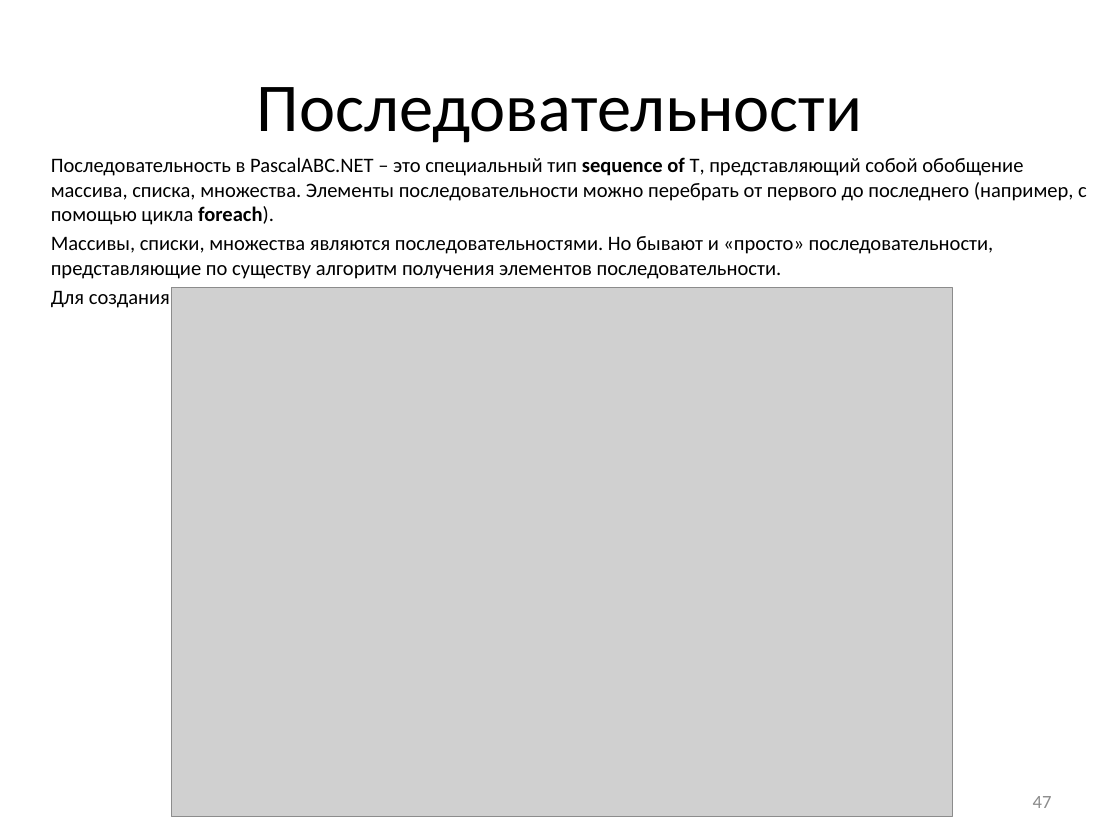
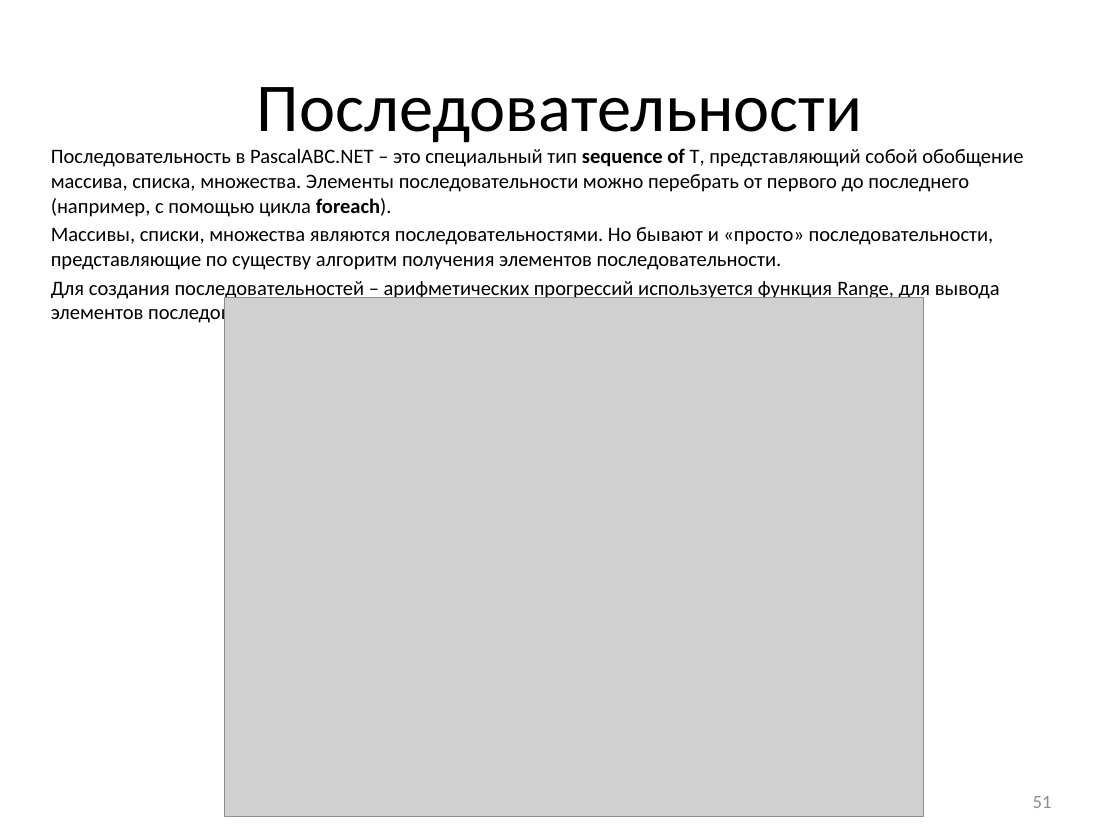
Before and after one commit to pascalabcnet/pascalabcnet, a slide deck: slide 51 of _Presentations/2015 New Features/PascalABC.NET 2015.pptx (slide 47 before the commit). Drawn at 1120x840 pixels with LibreOffice and Linux fonts; fonts in the diff are those of the drawing; grey boxes stand for pictures. Boxes give left, top, right and bottom in pixels: in the first picture for what was removed or moved away, otherwise in the second. Text is boxed around its words. In the diff, an @@ line names an element or a change of style, - is before the commit and + after.

```diff
--- a/_Presentations/2015 New Features/PascalABC.NET 2015.pptx
+++ b/_Presentations/2015 New Features/PascalABC.NET 2015.pptx
@@ text "Последовательность в PascalABC.NET – это ...": place and size @@
-text "Последовательность в PascalABC.NET – это ..." at <box>51,157,1087,288</box>
+text "Последовательность в PascalABC.NET – это ..." at <box>51,148,1023,301</box>
@@ text at <box>51,281,1000,301</box>: text changed @@
-Для создания последовательностей - арифметических прогрессий используется функция Range.
+Для создания последовательностей – арифметических прогрессий используется функция Range, для вывода элементов последовательности – метод Print.
@@ picture: place and size @@
-picture at <box>172,288,953,816</box>
+picture at <box>225,298,924,816</box>
@@ page number at <box>1033,796,1052,808</box>: text changed @@
-47
+51
```
Also in this commit, not shown: 7 other slides changed, 4 slides added, 8 other files.
